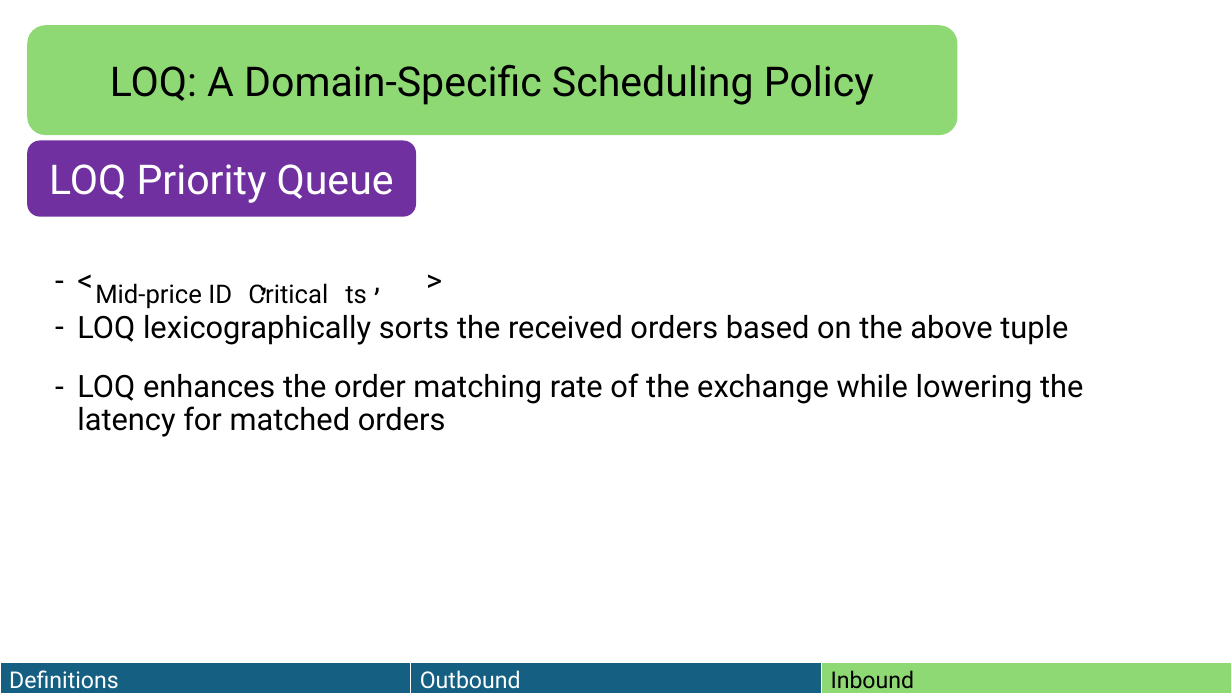
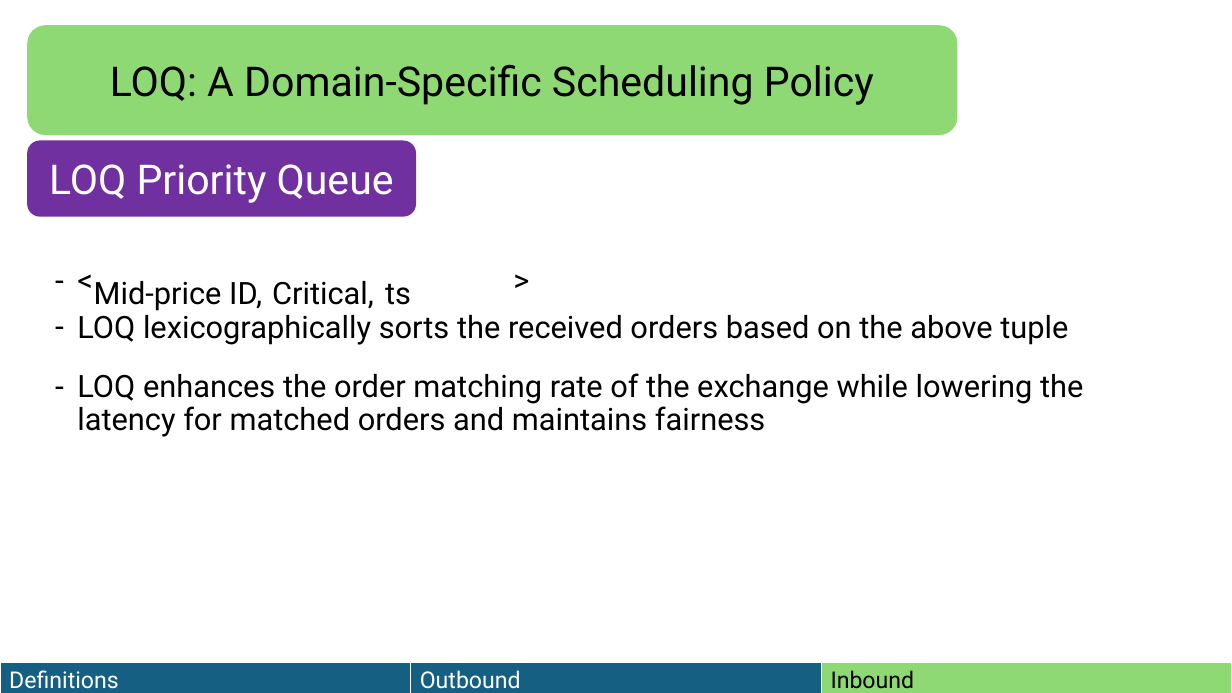
Before and after one commit to HaseebLUMS/Onyx-Presentation, a slide deck: slide 108 of thesis-latency-fairness.pptx (slide 113 before the commit). Drawn at 1232x693 pixels with LibreOffice and Linux fonts; fonts in the diff are those of the drawing. Boxes give left, top, right and bottom in pixels: in the first picture for what was removed or moved away, otherwise in the second. Text is boxed around its words. In the diff, an @@ line names an element or a change of style, - is before the commit and + after.

```diff
--- a/thesis-latency-fairness.pptx
+++ b/thesis-latency-fairness.pptx
@@ ellipse "Mid-price ID,": place and size @@
-ellipse "Mid-price ID," at bbox=[0, 229, 342, 359]
+ellipse "Mid-price ID," at bbox=[0, 227, 356, 357]
@@ ellipse "Critical,": place and size @@
-ellipse "Critical," at bbox=[213, 229, 365, 359]
+ellipse "Critical," at bbox=[230, 227, 416, 357]
@@ ellipse "ts": place and size @@
-ellipse "ts" at bbox=[292, 229, 421, 359]
+ellipse "ts" at bbox=[334, 227, 463, 357]
@@ ellipse "ts" at bbox=[334, 227, 463, 357]: size 20 to 24 pt @@
@@ text at bbox=[77, 310, 1068, 345]: text changed @@
-– < , , >
+– < >
@@ text in ellipse at bbox=[94, 281, 262, 311]: text changed; size 20 to 24 pt @@
-Mid-price ID
+Mid-price ID,
@@ text in ellipse at bbox=[272, 281, 374, 309]: text changed; size 20 to 24 pt @@
-Critical
+Critical,
@@ text at bbox=[77, 373, 1083, 437]: text changed @@
-– LOQ enhances the order matching rate of the exchange while lowering the latency for matched orders
+– LOQ enhances the order matching rate of the exchange while lowering the latency for matched orders and maintains fairness
```
Also in this commit, not shown: 15 other slides changed, 5 slides removed.
